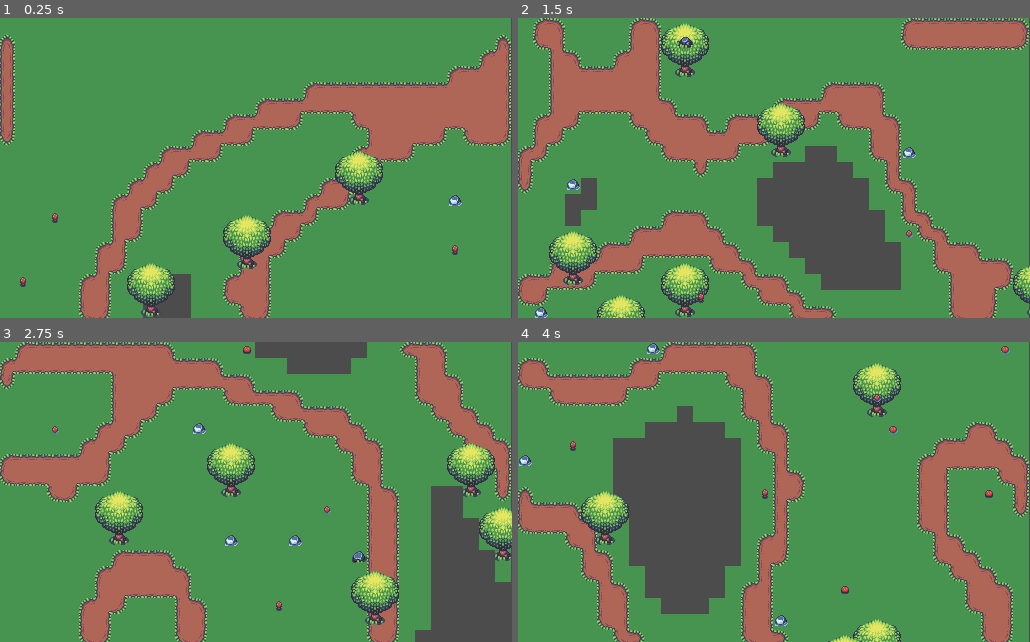
Above: before the commit, frames 1-4 (two rows, left to right).
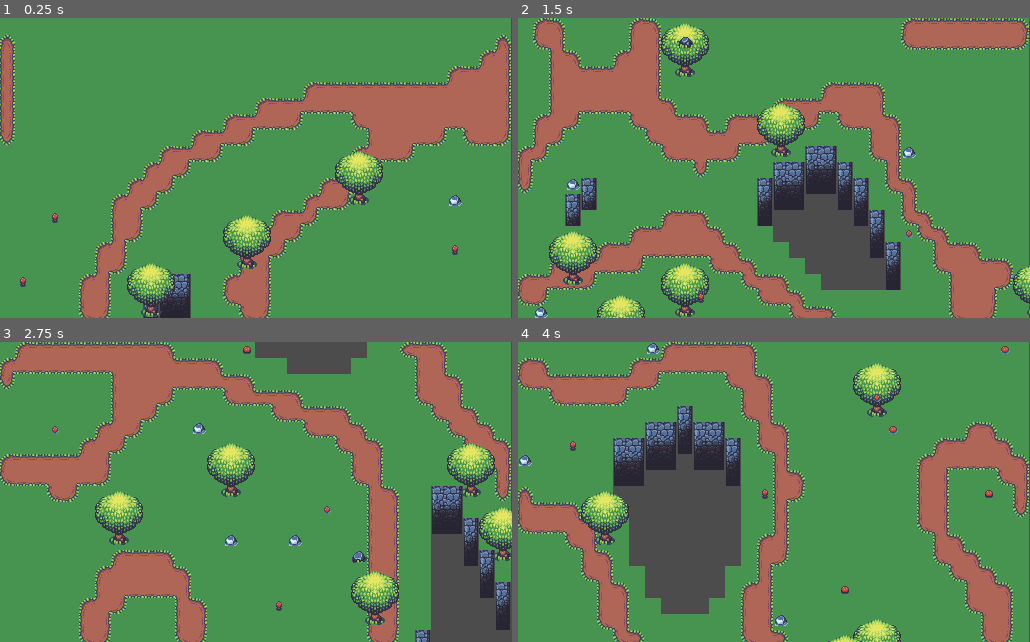
Above: after the commit, the same moments.

Repository: LonecatPawstar/godot-map-generation-simplexnoise
Game: Godot game, scene res://src/generator/WorldGenerator.tscn
Two runs of this game, one before a commit and one after it. Both use one fixed random seed, a clock stepped at 60 frames per second and the inputs below.
Inputs:
- Up to frame 1 (0.25 s): no input
- Up to frame 2 (1.5 s): tap Enter (ui_accept) at 0.5, 0.77, 1.25 s
- Up to frame 3 (2.75 s): tap Enter (ui_accept) at 1.52, 2 s
- Up to frame 4 (4 s): tap Enter (ui_accept) at 2.75, 3.02, 3.5, 3.77 s

The runs differ from the first frame. In frame 1, 0.6% of the frame differs, in the area x 28-38%, y 85-100%; in frame 2, 3.8%, in the area x 9-75%, y 42-91%; in frame 3, 2.0%; in frame 4, 3.1%.

Commit message:
Added walls / pits generation

Diff:
--- a/src/generator/WorldGenerator.gd
+++ b/src/generator/WorldGenerator.gd
@@ -14,6 +14,7 @@
 # Tiles
 var tileIdGrass: int
 var tileIdRoad: int
+var tileIdWalls: int
 var tileSelectorAtlases: AtlasesTileSelector
 
 
@@ -59,6 +60,7 @@
 	tileIdGrass = tileSet.find_tile_by_name("grass-solo")
 	# Auto tile
 	tileIdRoad = tileSet.find_tile_by_name("road")
+	tileIdWalls = tileSet.find_tile_by_name("walls")
 
 	# Atlas
 	tileSelectorAtlases = TileSelectorFactory.AtlasesTileSelectorWithPriorityFrom(
@@ -87,7 +89,7 @@
 
 # Selects a tile with some rules
 func select_tile_for_tilemaps(x: int, y: int, selection: float) -> void:
-	var tileTypeSelected: int = -1
+	var tileTypeSelected: int = tileMap.get_cell(x, y)
 
 	# Grass layer
 	if selection < grass_cap:
@@ -103,6 +105,9 @@
 					tileSelected.tileSelected
 			)
 
+		# Add walls 1 below grass
+		tileMap.set_cell(x, y + 1, tileIdWalls)
+
 	# Road layer
 	if selection < road_caps.x and selection > road_caps.y:
 		tileTypeSelected = tileIdRoad
--- a/src/tileset/tileset.tres
+++ b/src/tileset/tileset.tres
@@ -22,7 +22,7 @@
 0/texture = ExtResource( 1 )
 0/tex_offset = Vector2( 0, 0 )
 0/modulate = Color( 1, 1, 1, 1 )
-0/region = Rect2( 0, 0, 128, 112 )
+0/region = Rect2( 16, 0, 16, 16 )
 0/tile_mode = 1
 0/autotile/bitmask_mode = 1
 0/autotile/bitmask_flags = [ Vector2( 0, 0 ), 511, Vector2( 0, 1 ), 446, Vector2( 0, 2 ), 219, Vector2( 0, 3 ), 59, Vec …(1036 unchanged characters)…
@@ -166,3 +166,26 @@
 "shape_transform": Transform2D( 1, 0, 0, 1, 0, 0 )
 } ]
 5/z_index = 0
+6/name = "walls"
+6/texture = ExtResource( 1 )
+6/tex_offset = Vector2( 0, 0 )
+6/modulate = Color( 1, 1, 1, 1 )
+6/region = Rect2( 256, 128, 80, 48 )
+6/tile_mode = 1
+6/autotile/bitmask_mode = 1
+6/autotile/bitmask_flags = [ Vector2( 0, 0 ), 16, Vector2( 1, 0 ), 48, Vector2( 2, 0 ), 56, Vector2( 3, 0 ), 56, Vector2( 4, 0 ), 24 ]
+6/autotile/icon_coordinate = Vector2( 0, 0 )
+6/autotile/tile_size = Vector2( 16, 48 )
+6/autotile/spacing = 0
+6/autotile/occluder_map = [  ]
+6/autotile/navpoly_map = [  ]
+6/autotile/priority_map = [  ]
+6/autotile/z_index_map = [  ]
+6/occluder_offset = Vector2( 0, 0 )
+6/navigation_offset = Vector2( 0, 0 )
+6/shape_offset = Vector2( 0, 0 )
+6/shape_transform = Transform2D( 1, 0, 0, 1, 0, 0 )
+6/shape_one_way = false
+6/shape_one_way_margin = 0.0
+6/shapes = [  ]
+6/z_index = 0
